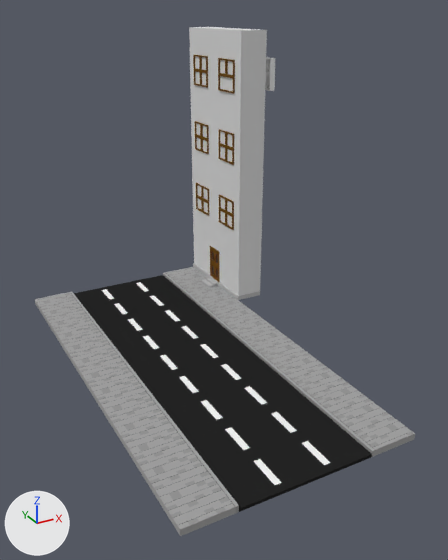
An edit to the Blender file FragileMessage/Assets/3DAssets/Bloque1/Edificios1.blend, drawn before and after from the same camera.
Both versions are drawn from a camera (50 mm lens) standing at (-16.3, -33.1, 21.4) and looking at (0.6, -2.4, 6.1). Arrows for +X, +Y and +Z are at lower left; the lights stay in place.

Before the edit, the objects in view are built like this:
```python
me_cube = bpy.data.meshes.new('Cube')
me_cube.from_pydata(...)  # 814 vertices, 664 faces; spans x -1.9..1.0, y -1.0..1.0, z -1.7..18.0
# faces by material slot: [49, 68, 20, 520, 7]
me_cube.materials.append(mat_edificio1_plomo)  # light grey #dbdbdb
me_cube.materials.append(mat_edificio1_plomooscuro)  # grey #b8b8b8
me_cube.materials.append(mat_edificio1_cafeclaro)  # brown #9c5532
me_cube.materials.append(mat_edificio1_cafeoscuro)  # brown #6e4c1c
me_cube.materials.append(mat_edificio1_celeste)  # cyan #9adee7
me_cube_001 = bpy.data.meshes.new('Cube.001')
me_cube_001.from_pydata(...)  # 80 vertices, 78 faces; spans x -1.0..0.0, y -1.14..1.14, z -1.0..1.08
me_cube_002 = bpy.data.meshes.new('Cube.002')
me_cube_002.from_pydata(...)  # 288 vertices, 234 faces; spans x -5.0..3.0, y -13.5..13.5, z -1.0..1.0
# faces by material slot: [216, 18]
me_cube_002.materials.append(mat_calle1_negro)  # black #252525
me_cube_002.materials.append(mat_calle1_blanco)  # white #f6f6f6
ob_bloque1_calle = bpy.data.objects.new('Bloque1_Calle', me_cube_002)
ob_bloque1_calle.location = (0.0, -0.5, 0.0)
ob_bloque1_calle.scale = (1.0, 1.0, 0.1)
ob_bloque1_edificio = bpy.data.objects.new('Bloque1_Edificio', me_cube)
ob_bloque1_edificio.location = (7.0, 9.0, 2.0)
ob_bloque1_edificio.scale = (1.0, 3.92, 1.0)
ob_puerta = bpy.data.objects.new('Puerta', me_cube_001)
ob_puerta.location = (9.24, 9.0, 1.92)
ob_puerta.scale = (1.0, 0.7, 1.3)
# also in view: 'Bloque1_Acera' at (-1.0, -0.5, 0.1)
```
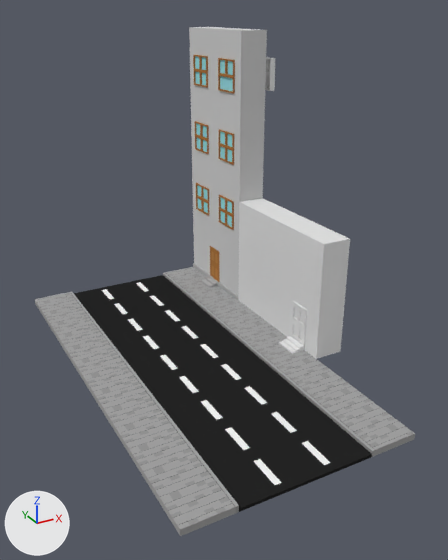
Pixel boxes (x1, y1, x2, y2) of what changed, in the pictures (448 x 560 px):
```json
{"object": "Casa1", "change": "added", "after": [238, 198, 350, 359]}
{"object": "Puerta", "change": "moved", "after": [290, 301, 307, 346], "on screen": "not visible before"}
{"part": 1, "of": "me_cube", "change": "built on", "before": [191, 52, 263, 296], "after": [191, 52, 263, 295]}
```

The change, as JSON lines over the scene's bpy script:
```json
{"block": "me_cube", "where": "# used by ob_bloque1_edificio; location = (7.0, 9.0, 2.0); scale = (1.0, 3.92, 1.0)"}
{"op": "remove", "block": "me_cube", "code": "me_cube.from_pydata(...)  # 814 vertices, 664 faces; spans x -1.9..1.0, y -1.0..1.0, z -1.7..18.0"}
{"op": "add", "block": "me_cube", "code": "me_cube.from_pydata(...)  # 887 vertices, 732 faces; spans x -1.9..1.0, y -1.0..1.0, z -1.7..18.0"}
{"block": "me_cube", "change": "me_cube part 1"}
{"block": "me_cube", "change": "4 faces are deleted"}
{"block": "me_cube", "change": "32 vertices are added at x -1.0..1.0, y -1.0..1.0, z -1.4..18.0"}
{"block": "me_cube", "change": "5 new vertices lie (0.0, 0.0, -2.1) away from vertices in x -1.0..1.0, y -1.0..1.0, z 11.1"}
{"block": "me_cube", "change": "6 new vertices lie (0.0, -0.6, 0.0) away from vertices in x -1.0, y 0.8, z -1.4..18.0"}
{"block": "me_cube", "change": "6 new vertices lie (0.0, 0.0, -0.7) away from vertices in x -1.0..1.0, y -1.0..1.0, z 9.0"}
{"block": "me_cube", "change": "7 new vertices lie (0.0, 0.0, -2.2) away from vertices in x -1.0..1.0, y -1.0..1.0, z 8.3"}
{"block": "me_cube", "change": "8 new vertices lie (0.0, 0.0, -2.1) away from vertices in x -1.0..1.0, y -1.0..1.0, z 6.1"}
{"block": "me_cube", "change": "9 new vertices lie (0.0, -0.5, 0.0) away from vertices in x -1.0, y -0.3, z -1.4..18.0"}
{"block": "me_cube", "change": "66 new faces join them, mat_edificio1_plomo (light grey #d1d1d1)"}
{"block": "me_cube", "change": "6 new faces join them, mat_edificio1_celeste (cyan #9adee7)"}
{"op": "add", "block": "me_cube_003", "code": ["me_cube_003 = bpy.data.meshes.new('Cube.003')", "me_cube_003.from_pydata(...)  # 72 vertices, 70 faces; spans x -2.0..1.0, y -1.0..1.0, z -1.0..7.0"]}
{"op": "set", "path": "ob_puerta.location", "old": "(9.24, 9.0, 1.92)", "new": "(6.91, -3.0, 1.92)"}
{"op": "add", "block": "ob_casa1", "code": ["ob_casa1 = bpy.data.objects.new('Casa1', me_cube_003)", "ob_casa1.location = (7.0, 0.0, 1.3)", "ob_casa1.scale = (1.0, 5.1, 1.0)"]}
```
